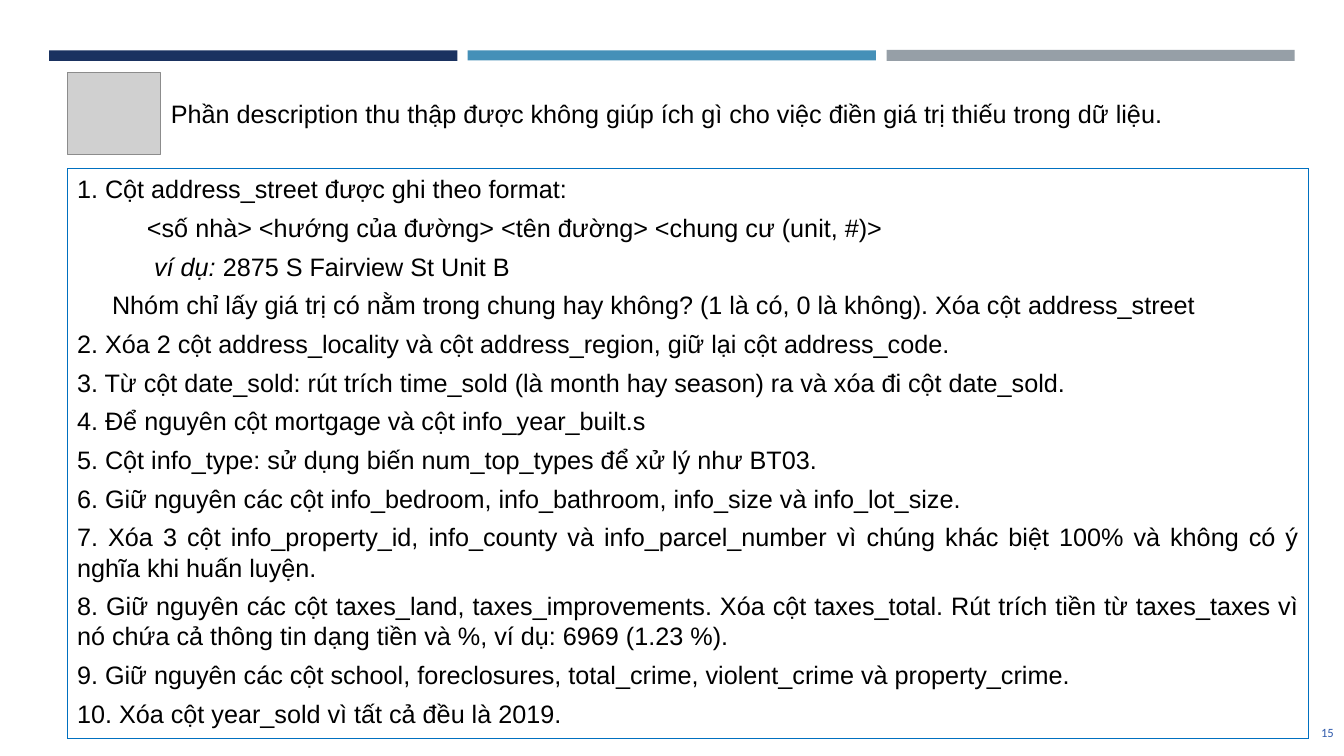
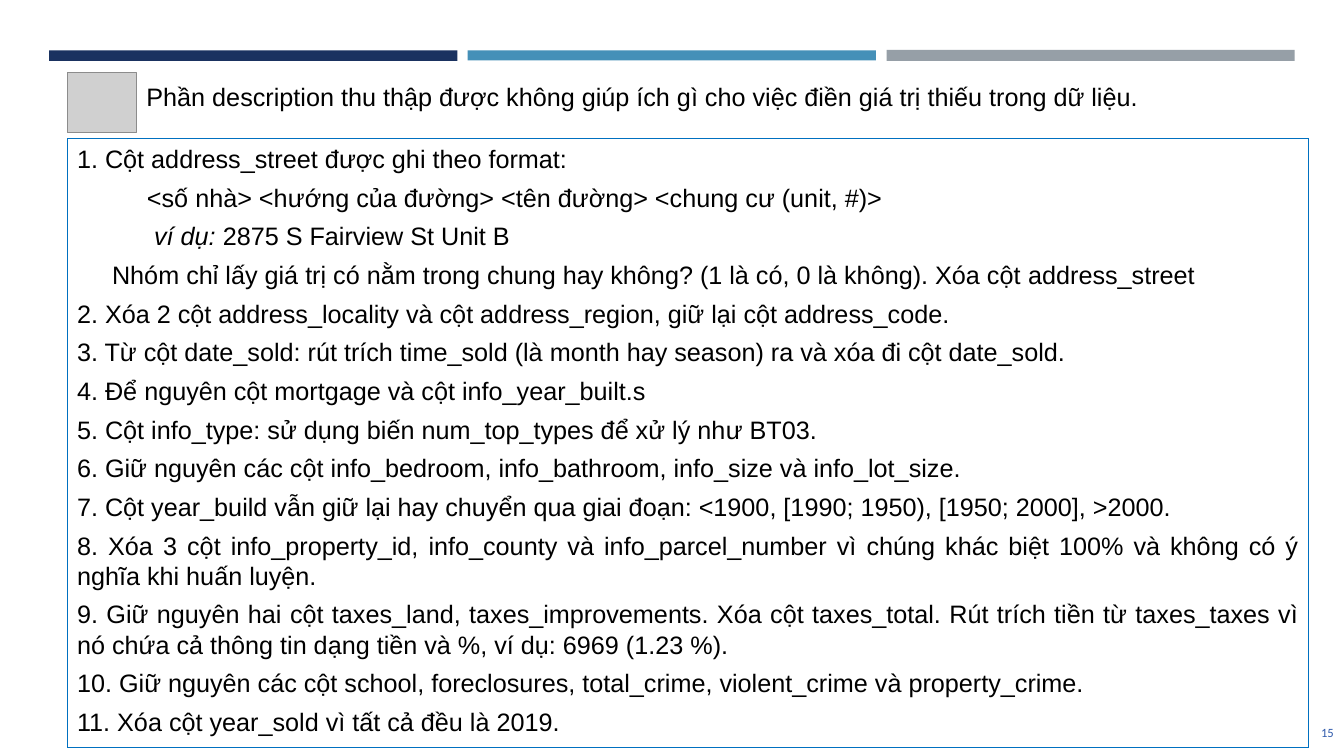
Before and after one commit to dpnam/DS-Final-Project, a slide deck: slide 15 of report-slide/BaoCaoCuoiKy_DS.pptx. Drawn at 1344x756 pixels with LibreOffice and Linux fonts; fonts in the diff are those of the drawing; grey boxes stand for pictures. Boxes give left, top, right and bottom in pixels: in the first picture for what was removed or moved away, otherwise in the second. Text is boxed around its words. In the diff, an @@ line names an element or a change of style, - is before the commit and + after.

```diff
--- a/report-slide/BaoCaoCuoiKy_DS.pptx
+++ b/report-slide/BaoCaoCuoiKy_DS.pptx
@@ picture resized from (x1=68, y1=73, x2=161, y2=154) to (x1=68, y1=73, x2=137, y2=133) @@
@@ text "Phần description thu thập được ..." moved from (x1=171, y1=103, x2=1162, y2=128) to (x1=146, y1=86, x2=1137, y2=112) @@
@@ rectangle "1. Cột address_street được ghi ..." resized from (x1=68, y1=168, x2=1310, y2=738) to (x1=68, y1=138, x2=1310, y2=747) @@
@@ text in rectangle at (x1=77, y1=496, x2=1298, y2=737): text changed @@
-7. Xóa 3 cột info_property_id, info_county và info_parcel_number vì chúng khác biệt 100% và không có ý nghĩa khi huấn luyện.
-8. Giữ nguyên các cột taxes_land, taxes_improvements. Xóa cột taxes_total. Rút trích tiền từ taxes_taxes vì nó chứa cả thông tin dạng tiền và %, ví dụ: 6969 (1.23 %).
-9. Giữ nguyên các cột school, foreclosures, total_crime, violent_crime và property_crime.
-10. Xóa cột year_sold vì tất cả đều là 2019.
+7. Cột year_build vẫn giữ lại hay chuyển qua giai đoạn: <1900, [1990; 1950), [1950; 2000], >2000.
+8. Xóa 3 cột info_property_id, info_county và info_parcel_number vì chúng khác biệt 100% và không có ý nghĩa khi huấn luyện.
+9. Giữ nguyên hai cột taxes_land, taxes_improvements. Xóa cột taxes_total. Rút trích tiền từ taxes_taxes vì nó chứa cả thông tin dạng tiền và %, ví dụ: 6969 (1.23 %).
+10. Giữ nguyên các cột school, foreclosures, total_crime, violent_crime và property_crime.
+11. Xóa cột year_sold vì tất cả đều là 2019.
```
Also in this commit, not shown: 2 other slides changed, 1 slide added, 1 other file.
